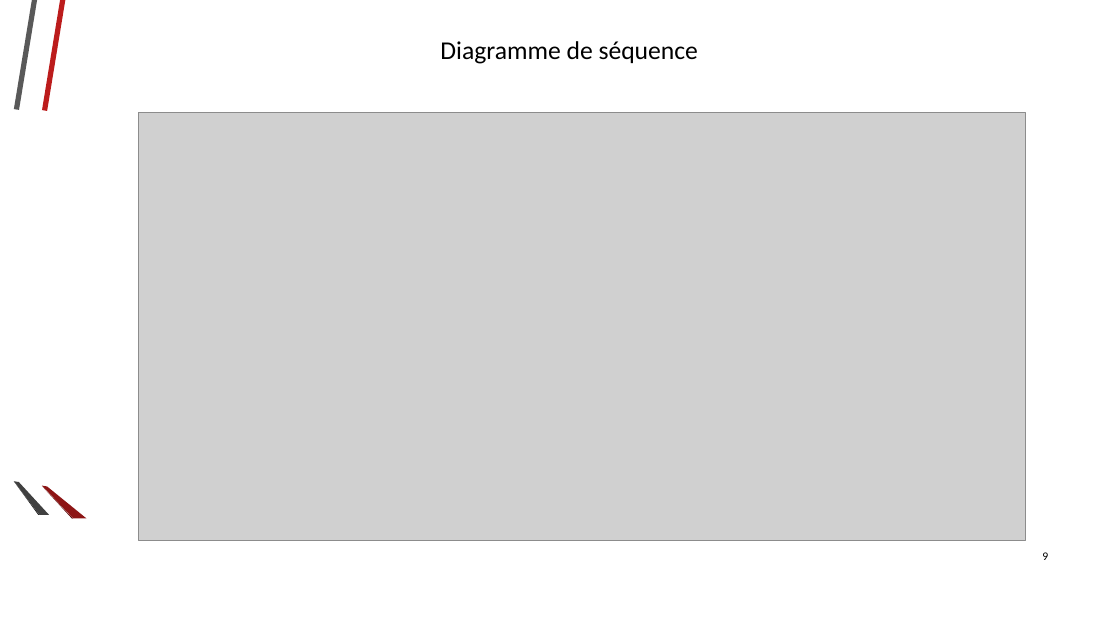
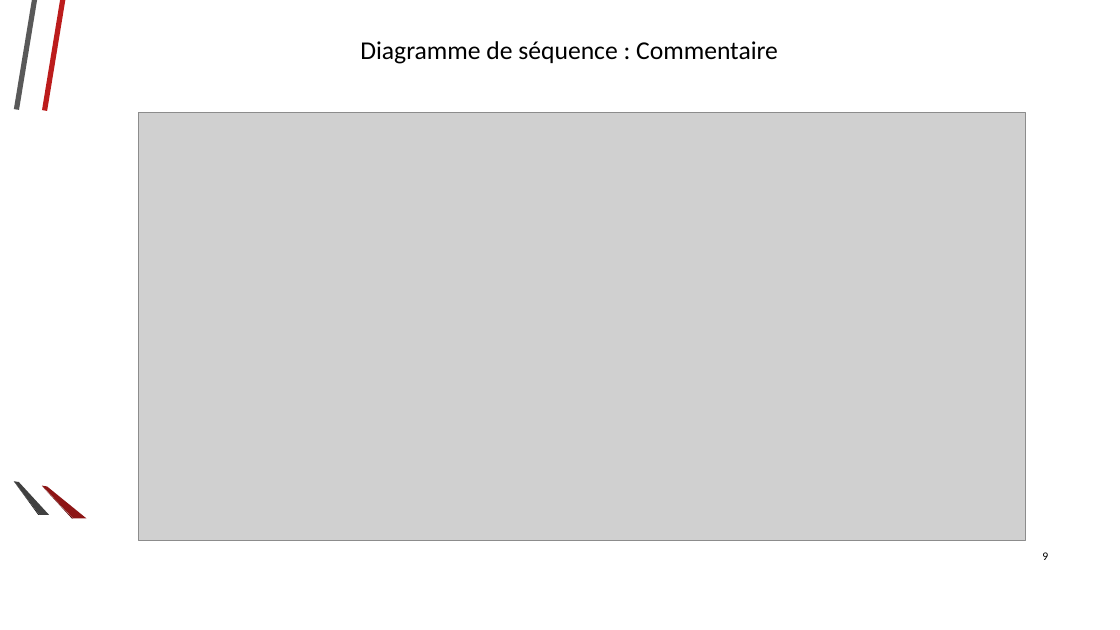
Before and after one commit to Ashmouth/IL, a slide deck: slide 9 of Diaporama/Diaporama2.odp. Drawn at 1120x630 pixels with LibreOffice and Linux fonts; fonts in the diff are those of the drawing; grey boxes stand for pictures; background and template pictures are left out. Boxes give left, top, right and bottom in pixels: in the first picture for what was removed or moved away, otherwise in the second. Text is boxed around its words. In the diff, an @@ line names an element or a change of style, - is before the commit and + after.

```diff
--- a/Diaporama/Diaporama2.odp
+++ b/Diaporama/Diaporama2.odp
@@ title at (x1=360, y1=41, x2=778, y2=64): text changed @@
-Diagramme de séquence
+Diagramme de séquence : Commentaire
```
Also in this commit, not shown: 2 other slides changed.
